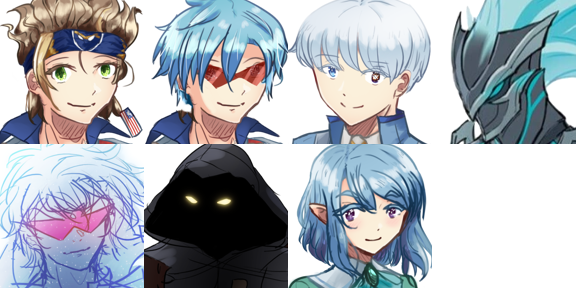
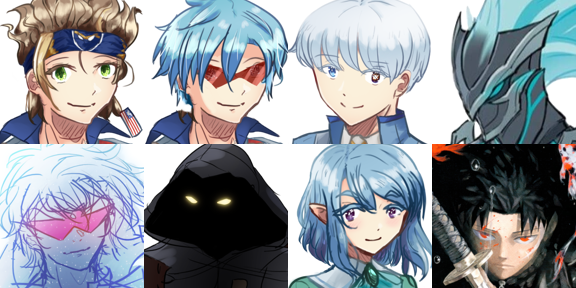
Before/after of a w=576, h=288 layered artwork. What changed in the layer stack:
painted on "Paint Layer 1 (pasted)" over [432, 144, 576, 192]
painted on "billy.png" over [432, 144, 576, 288]
painted on "wacclandrisen.png" over [432, 144, 576, 288]
painted on "john.png" over [432, 144, 576, 288]
added layer "chihiro gaming.jpg" in group "Actor6" over [432, 144, 576, 288]
